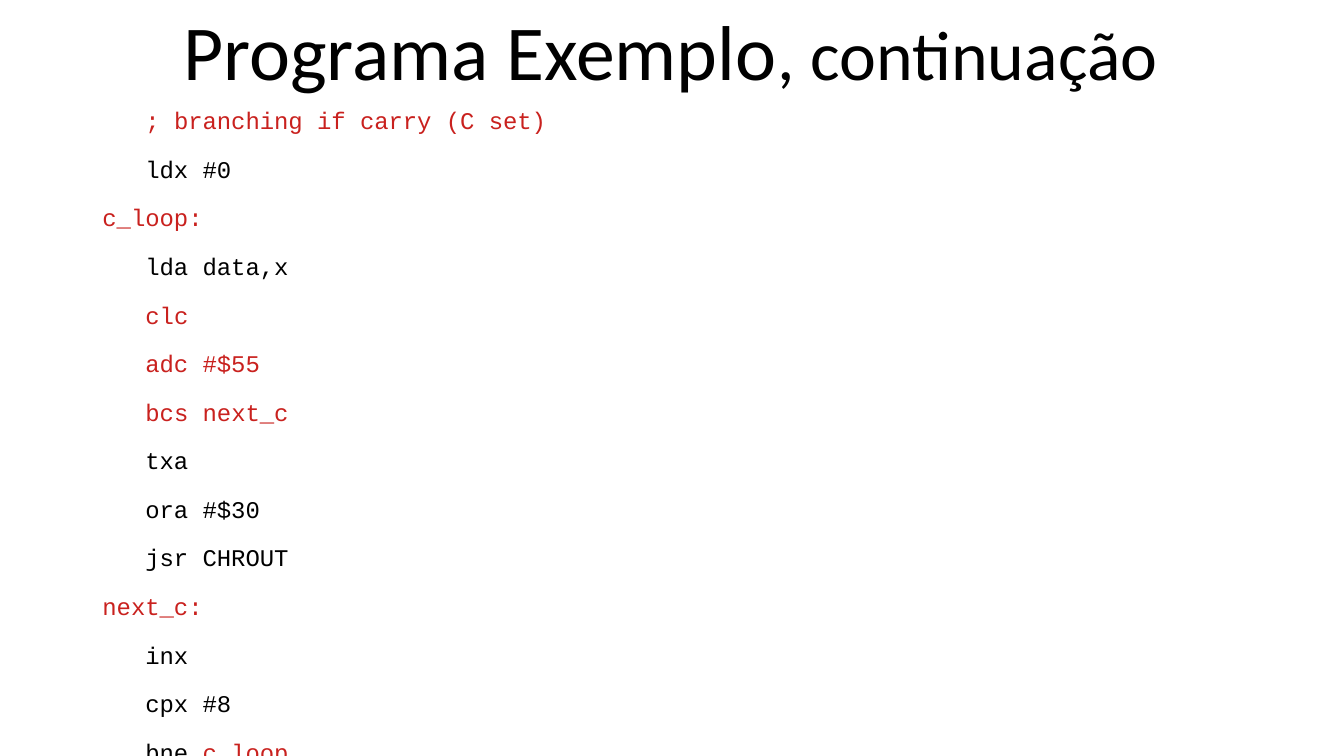
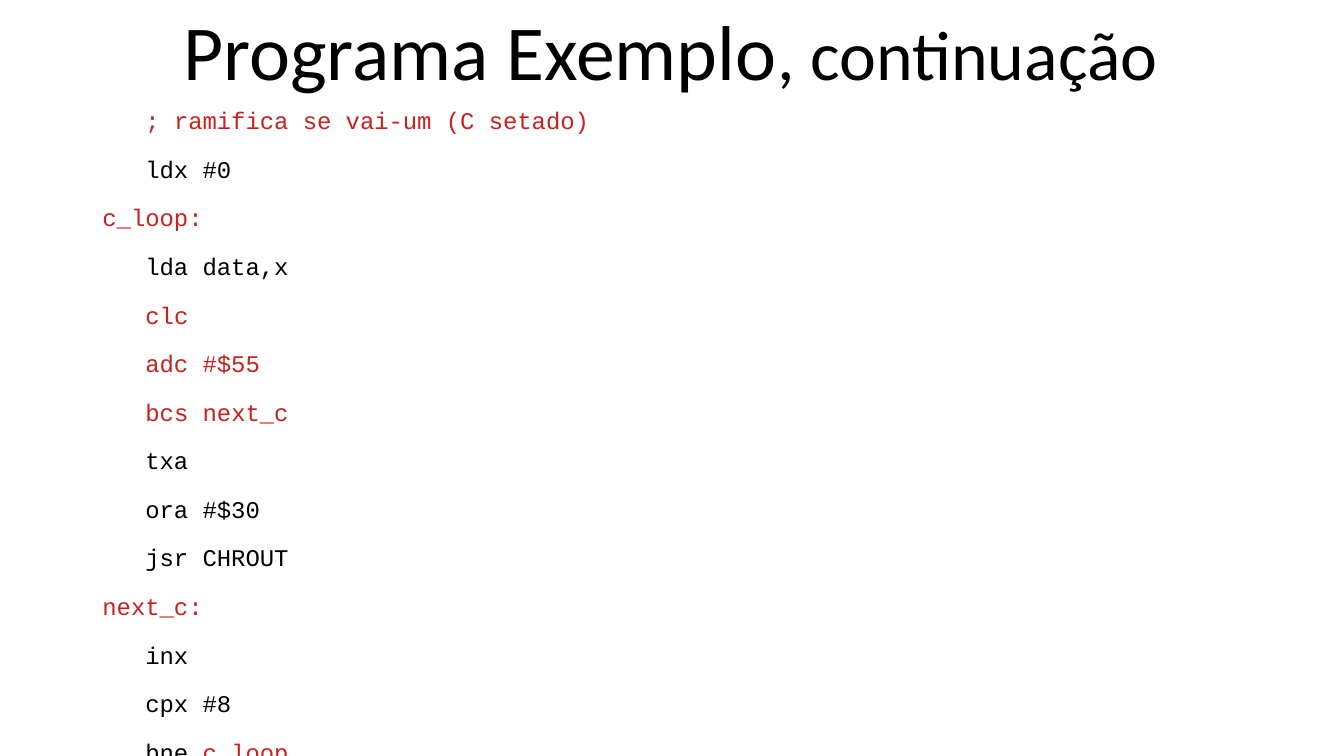
Before and after one commit to cwagnersc/x16-assembly-tutorial, a slide deck: slide 12 of Lesson3/Lesson3.odp. Drawn at 1344x756 pixels with LibreOffice and Linux fonts; fonts in the diff are those of the drawing. Boxes give left, top, right and bottom in pixels: in the first picture for what was removed or moved away, otherwise in the second. Text is boxed around its words. In the diff, an @@ line names an element or a change of style, - is before the commit and + after.

Commit message:
Tradução do programa exemplo no slide

```diff
--- a/Lesson3/Lesson3.odp
+++ b/Lesson3/Lesson3.odp
@@ text at (174, 112, 589, 134): text changed @@
-; branching if carry (C set)
+; ramifica se vai-um (C setado)
```
Also in this commit, not shown: 1 other slide changed.
